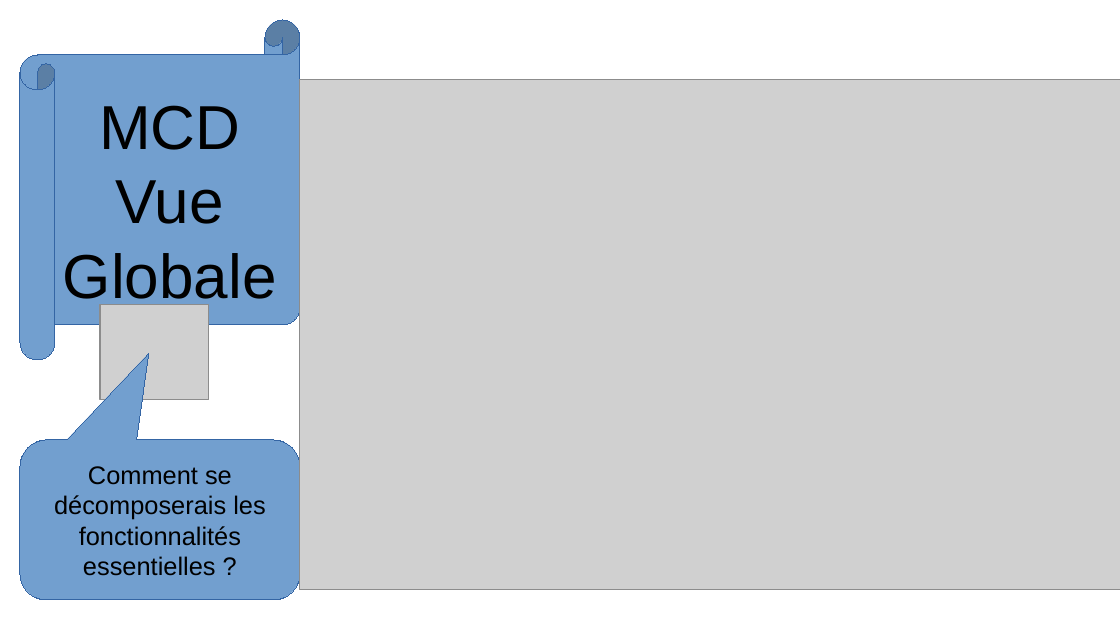
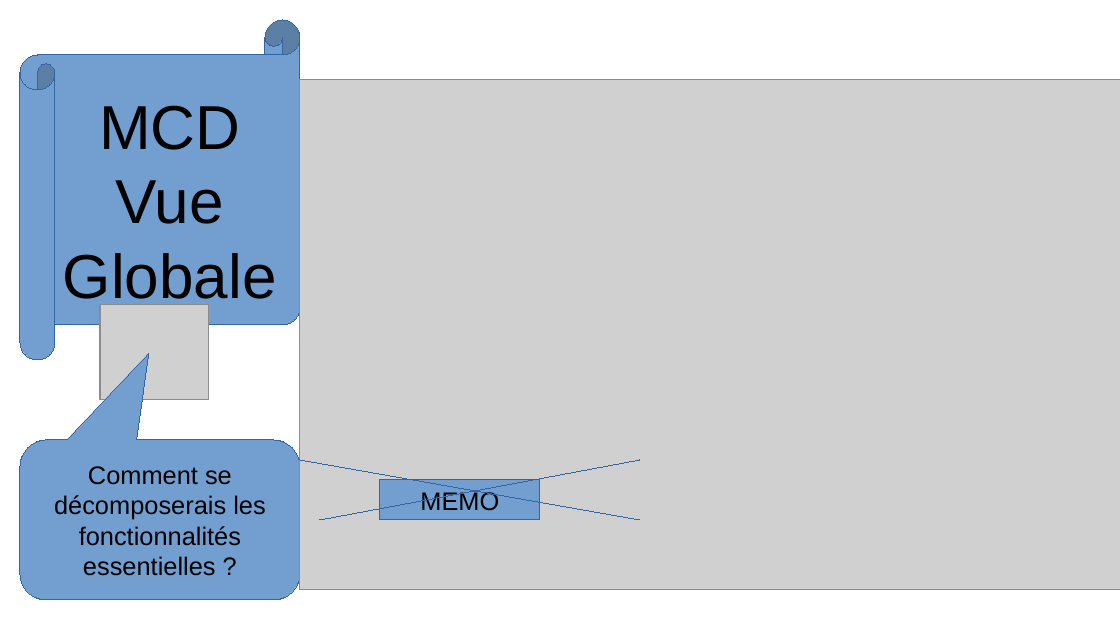
Before and after one commit to theo2b90/git-rea, a slide deck: slide 12 of ORAL.odp (slide 11 before the commit). Drawn at 1120x630 pixels with LibreOffice and Linux fonts; fonts in the diff are those of the drawing; grey boxes stand for pictures. Boxes give left, top, right and bottom in pixels: in the first picture for what was removed or moved away, otherwise in the second. Text is boxed around its words. In the diff, an @@ line names an element or a change of style, - is before the commit and + after.

```diff
--- a/ORAL.odp
+++ b/ORAL.odp
@@ line added from (300, 460) to (640, 520), #3465A4 0 pt @@
@@ line added from (320, 520) to (640, 460), #3465A4 0 pt @@
@@ rectangle added at (380, 480, 540, 519), fill #729FCF, outline #3465A4 0 pt, 18 pt, text #000000 @@
+MEMO
```
Also in this commit, not shown: 4 other slides changed, 3 slides added, 1 slide removed, 1 other file.
